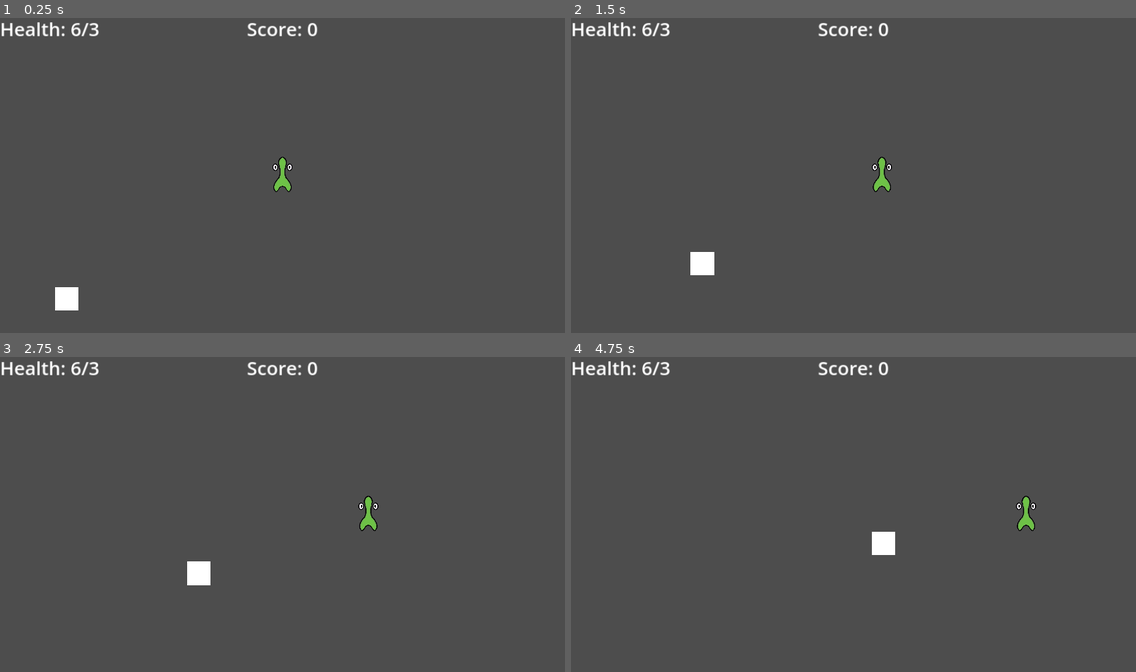
Above: before the commit, frames 1-4 (two rows, left to right).
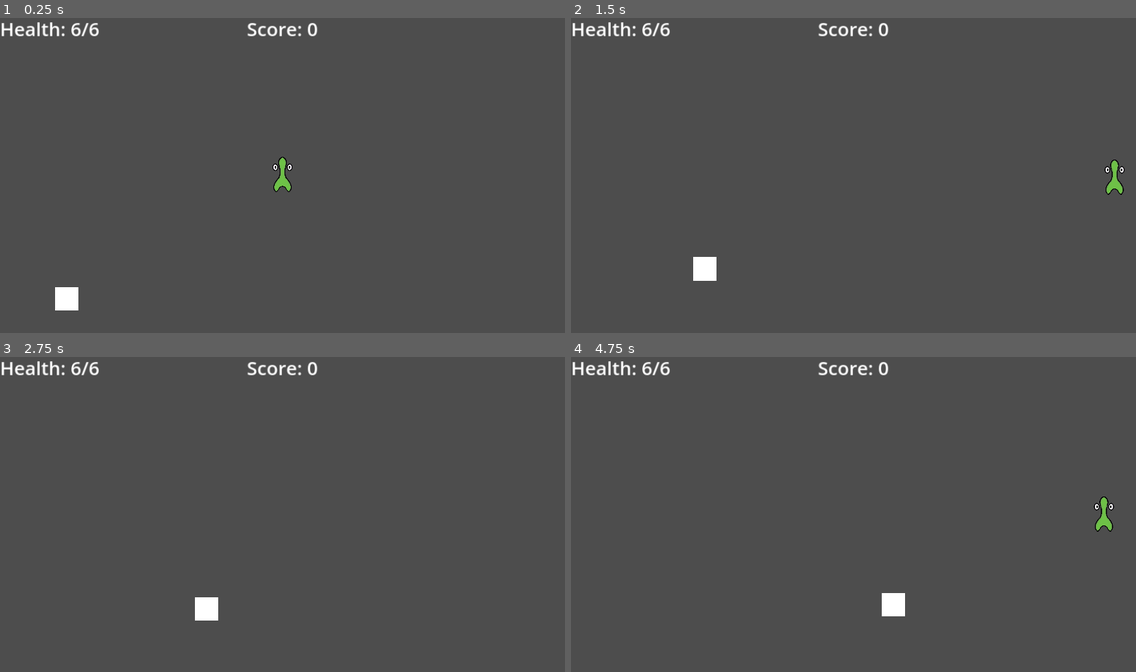
Above: after the commit, the same moments.

Repository: jonahh2160/275-group-five
Game: Godot game, scene res://scenes/main.tscn
The game is run twice, just before and just after one commit, with the same random seed, the same clock (stepped at 60 frames per second) and the same inputs.
Inputs:
- Up to frame 1 (0.25 s): no input
- Up to frame 2 (1.5 s): hold D (move_right) 0.53-1.28 s; hold Shift (dodge) 0.53-1.28 s; hold S (move_down) from 1.28 s (still down); tap Shift (dodge) at 1.35 s
- Up to frame 3 (2.75 s): release S (move_down) at 2.03 s; hold D (move_right) from 2.03 s (still down); hold Shift (dodge) from 2.03 s (still down)
- Up to frame 4 (4.75 s): release D (move_right) at 2.78 s; release Shift (dodge) at 2.78 s; hold W (move_up) 2.78-3.53 s; tap Shift (dodge) at 2.85, 4.35 s; hold Shift (dodge) 3.53-4.28 s; hold A (move_left) from 3.53 s (still down)

The runs differ from the first frame. In frame 1, less than 0.1% of the frame differs, in the area x 15-18%, y 1-6%; in frame 2, 0.7%; in frame 3, 0.9%; in frame 4, 1.1%, in the area x 15-97%, y 1-83%.

Commit message:
Mostly fixed hit detection and dodge

Diff:
--- a/scenes/hud.tscn
+++ b/scenes/hud.tscn
@@ -24,4 +24,4 @@
 size_flags_horizontal = 0
 size_flags_vertical = 0
 theme_override_font_sizes/font_size = 64
-text = "Health: 3/3"
+text = "Health: 6/6"
--- a/scenes/main.tscn
+++ b/scenes/main.tscn
@@ -15,9 +15,6 @@
 
 [node name="Player" parent="." instance=ExtResource("2_ch8pv")]
 position = Vector2(936, 544)
-speed = 600
-accel = 10
-health = 6
 
 [node name="HUD" parent="." instance=ExtResource("5_5e0co")]
 script = ExtResource("6_2dg44")
@@ -35,3 +32,5 @@
 
 [node name="MobSpawner4" parent="MobSpawners" instance=ExtResource("5_rdbx7")]
 position = Vector2(1528, 1000)
+
+[connection signal="hit" from="Player" to="." method="_on_player_hit"]
--- a/scenes/player.gd
+++ b/scenes/player.gd
@@ -12,8 +12,8 @@
 var phase = 0
 var timer = 0
 var screen_size
+var dashing
 var dash_angle
-var dashing
 
 func get_dir():
 	dir.x = Input.get_axis("move_left", "move_right")
@@ -38,16 +38,20 @@
 	move_and_slide()
 
 func free_state(delta):
-	if (Input.is_action_pressed("dodge")):
+	if (Input.is_action_pressed("dodge") and dir):
 		state = 1
+	# Credit to KobeDev on YouTube
 	velocity = lerp(velocity, dir * speed, delta * accel)
 
 func dodge(delta):
+	# Set dash angle and start a timer
+	# On timeout, give iframes and start dashing; add another timer
+	# When THAT timer ends, return stop dashing and return to state 0
+
 	match phase:
 		0:
 			dash_angle = dir * 2
-			dashing = false
-			timer = 30
+			timer = 1
 			phase = 1
 		1:
 			if timer > 0:
@@ -56,7 +60,7 @@
 				phase = 2
 		2:
 			i_frames = 60
-			timer = 60
+			timer = 20
 			dashing = true
 			phase = 3
 		3:
@@ -67,9 +71,10 @@
 		4:
 			state = 0
 			phase = 0
+			dashing = false
 
 	if dashing:
-		velocity += (dash_angle * accel * delta)
+		velocity += (dash_angle * speed * 2 * delta)
 
 
 func start(pos):
@@ -78,11 +83,11 @@
 	$CollisionShape2D.disabled = false
 
 func _on_area_2d_body_entered(body):
-	if i_frames == 0:
+	if i_frames <= 0:
 		health -= 1
 		hit.emit()
-		i_frames += 150
-	if health == 0:
+		i_frames += 75
+	if health <= 0:
 		hide() # Player disappears after being hit.
 		hit.emit()
 		# Must be deferred as we can't change physics properties on a physics callback.
--- a/scenes/player.tscn
+++ b/scenes/player.tscn
@@ -43,6 +43,7 @@
 shape = SubResource("CapsuleShape2D_5vdpl")
 
 [node name="Area2D" type="Area2D" parent="."]
+collision_mask = 2
 
 [node name="CollisionShape2D2" type="CollisionShape2D" parent="Area2D"]
 shape = SubResource("CapsuleShape2D_5vdpl")
--- a/scripts/main.gd
+++ b/scripts/main.gd
@@ -7,7 +7,6 @@
 var enemyList
 # Called when the node enters the scene tree for the first time.
 func _ready():
-	$HUD.update_health(str($Player.health))
 	mobSpawnerList = $MobSpawners.get_children()
 	enemyList = [bombEnemy_scene, wheelEnemy_scene]
 	spawn_enemy()
